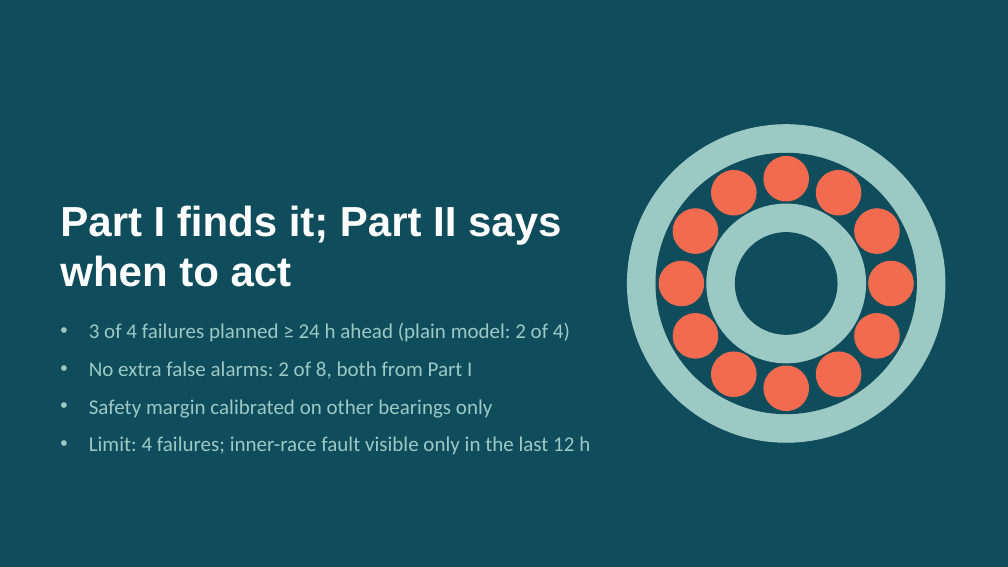
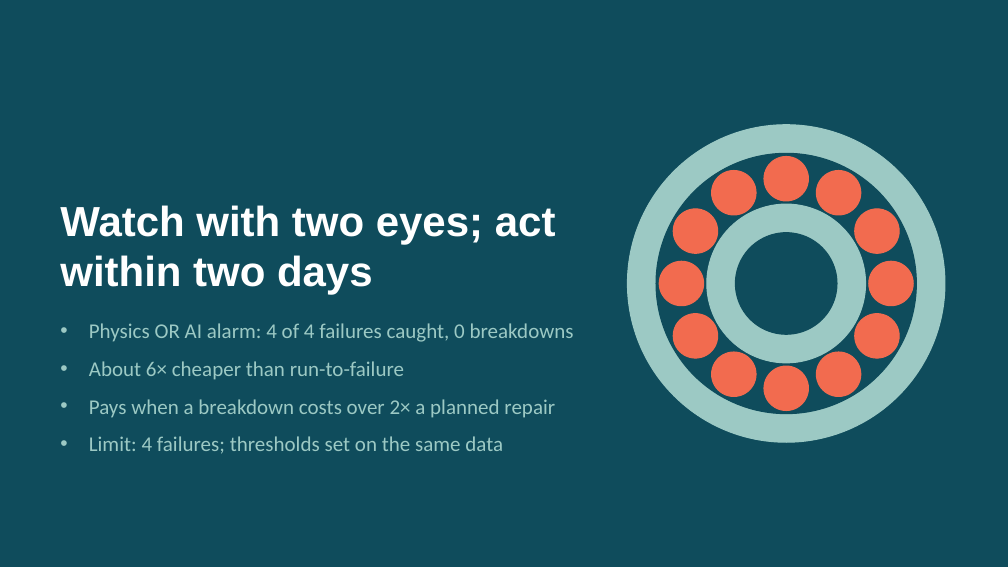
Before and after one commit to Adrian-Jotham/AISmartFactory, a slide deck: slide 10 of predictive_maintenance_part2.pptx (slide 8 before the commit). Drawn at 1008x567 pixels with LibreOffice and Linux fonts; fonts in the diff are those of the drawing. Boxes give left, top, right and bottom in pixels: in the first picture for what was removed or moved away, otherwise in the second. Text is boxed around its words. In the diff, an @@ line names an element or a change of style, - is before the commit and + after.

```diff
--- a/predictive_maintenance_part2.pptx
+++ b/predictive_maintenance_part2.pptx
@@ title at (x1=60, y1=205, x2=556, y2=294): text changed @@
-Part I finds it; Part II says when to act
+Watch with two eyes; act within two days
@@ text at (x1=89, y1=323, x2=574, y2=454): text changed @@
-• 3 of 4 failures planned ≥ 24 h ahead (plain model: 2 of 4)
-• No extra false alarms: 2 of 8, both from Part I
-• Safety margin calibrated on other bearings only
-• Limit: 4 failures; inner-race fault visible only in the last 12 h
+• Physics OR AI alarm: 4 of 4 failures caught, 0 breakdowns
+• About 6× cheaper than run-to-failure
+• Pays when a breakdown costs over 2× a planned repair
+• Limit: 4 failures; thresholds set on the same data
```
Also in this commit, not shown: 5 other slides changed, 4 slides added, 2 slides removed, 1 other file.
